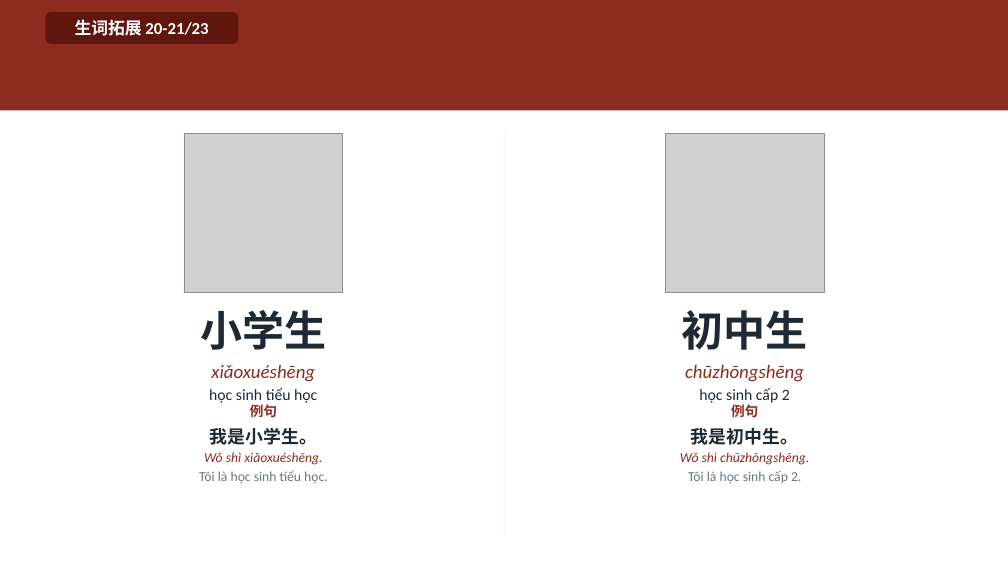
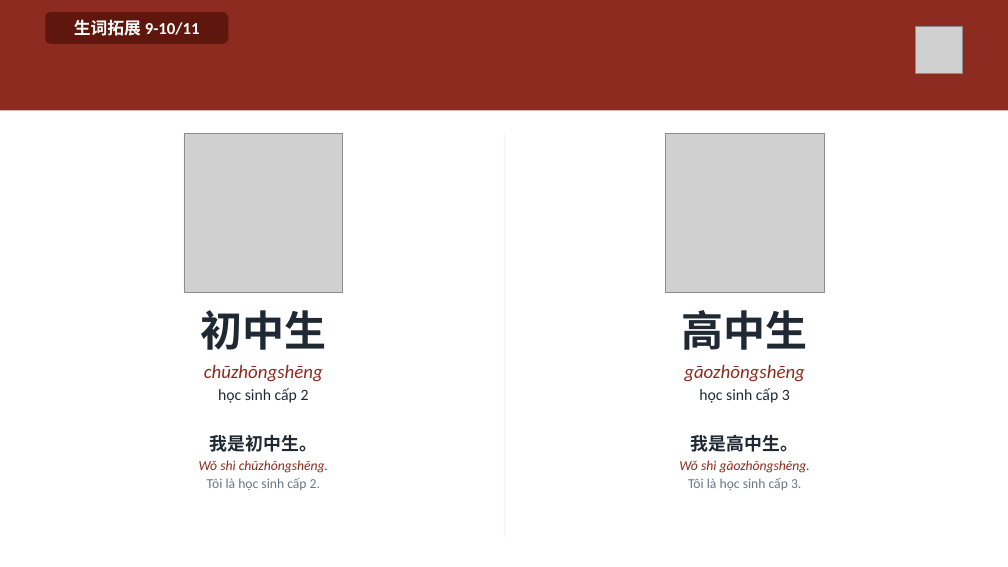
Before and after one commit to HuyenNguyen911/chinese-learning-os, a slide deck: slide 32 of output/hsk1/buoi03_quoctich/slide/Buoi-03-Quoctich.pptx (slide 25 before the commit). Drawn at 1008x567 pixels with LibreOffice and Linux fonts; fonts in the diff are those of the drawing; grey boxes stand for pictures. Boxes give left, top, right and bottom in pixels: in the first picture for what was removed or moved away, otherwise in the second. Text is boxed around its words. In the diff, an @@ line names an element or a change of style, - is before the commit and + after.

```diff
--- a/output/hsk1/buoi03_quoctich/slide/Buoi-03-Quoctich.pptx
+++ b/output/hsk1/buoi03_quoctich/slide/Buoi-03-Quoctich.pptx
@@ rounded rectangle "生词拓展 9-10/11": place and size @@
-rounded rectangle "生词拓展 9-10/11" at bbox=[45, 12, 238, 44]
+rounded rectangle "生词拓展 9-10/11" at bbox=[45, 12, 228, 44]
@@ text in rounded rectangle at bbox=[74, 19, 200, 36]: text changed @@
-生词拓展 20-21/23
+生词拓展 9-10/11
@@ picture added at bbox=[916, 26, 963, 73] @@
@@ text at bbox=[200, 310, 326, 403]: text changed; size 15 to 18 pt @@
-小学生
-xiǎoxuéshēng
-học sinh tiểu học
+初中生
+chūzhōngshēng
+học sinh cấp 2
@@ text at bbox=[682, 310, 808, 403]: text changed @@
-初中生
-chūzhōngshēng
-học sinh cấp 2
+高中生
+gāozhōngshēng
+học sinh cấp 3
@@ text at bbox=[199, 435, 328, 490]: text changed @@
-例句
-我是小学生。
-Wǒ shì xiǎoxuéshēng.
-Tôi là học sinh tiểu học.
+我是初中生。
+Wǒ shì chūzhōngshēng.
+Tôi là học sinh cấp 2.
@@ text at bbox=[679, 435, 810, 490]: text changed @@
-例句
-我是初中生。
-Wǒ shì chūzhōngshēng.
-Tôi là học sinh cấp 2.
+我是高中生。
+Wǒ shì gāozhōngshēng.
+Tôi là học sinh cấp 3.
```
Also in this commit, not shown: 15 other slides changed, 21 slides added, 14 slides removed, 55 other files.
